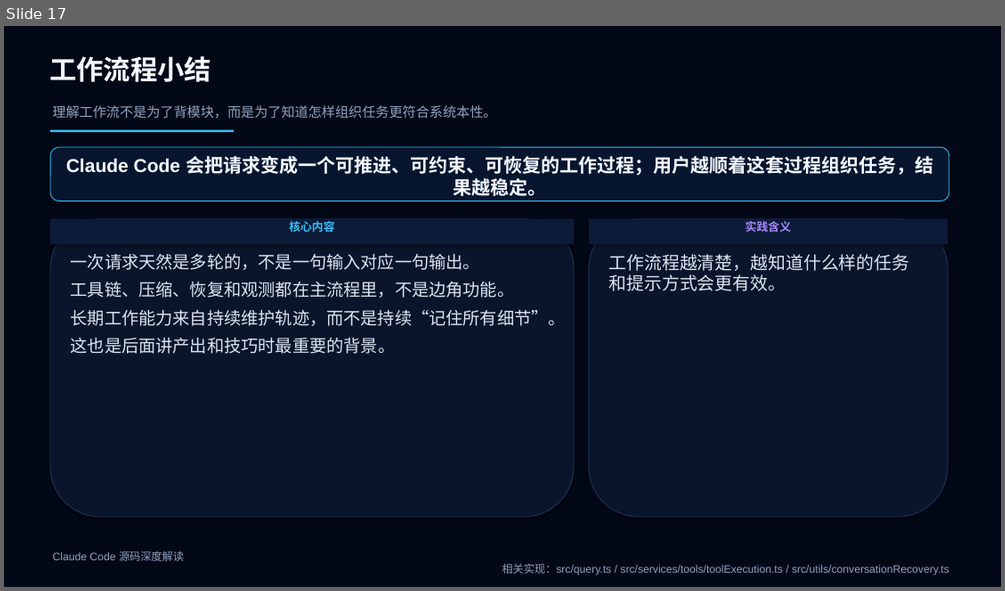
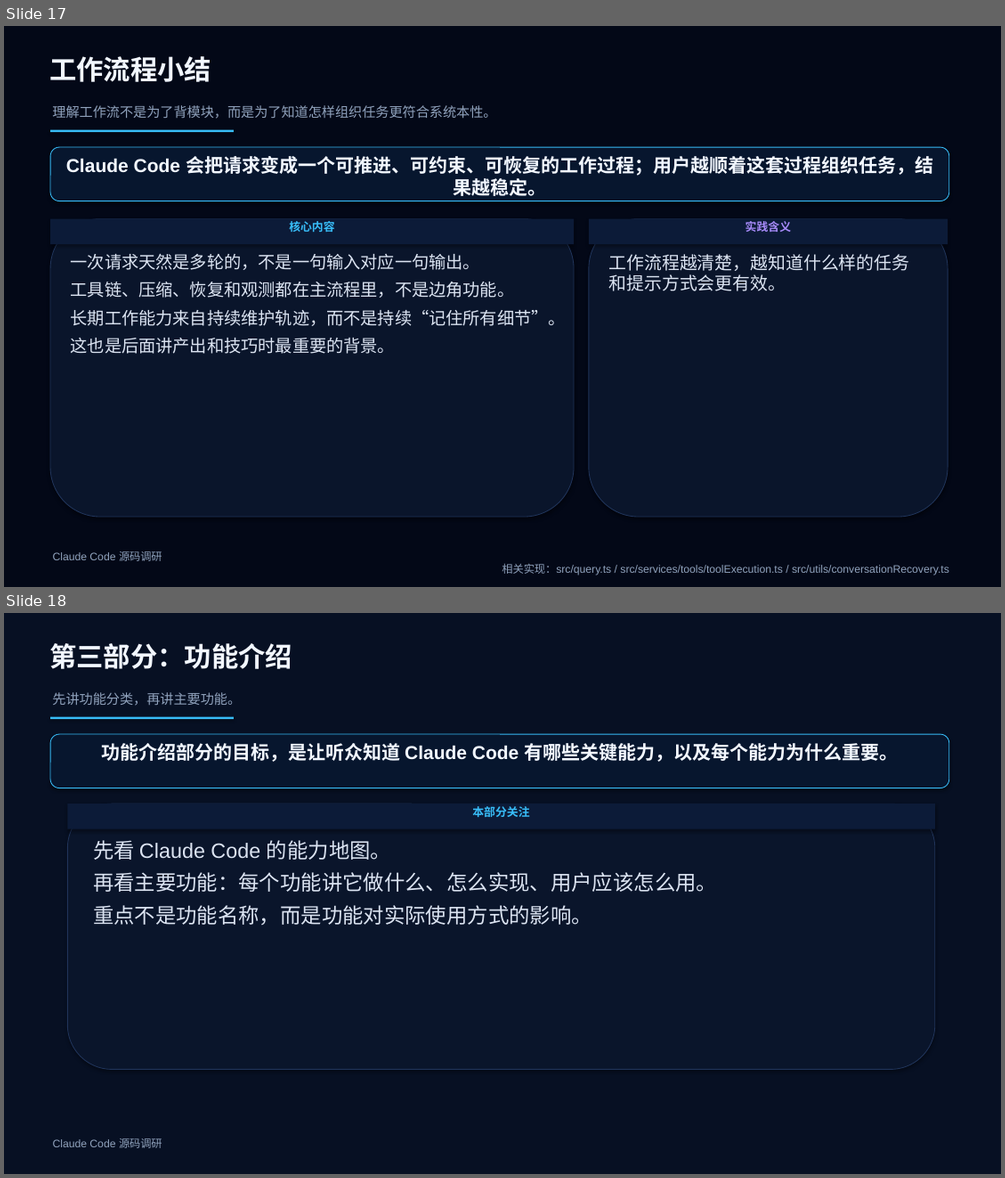
Before and after one commit to boboliu-1010/ccode, a slide deck: docs/zh/10-Claude Code 源码深度解读.pptx. Shown one above the other, each under a label of ours: slide 17 before the commit, slides 17 and 18 after it. The pictures are 1005x591 and 1005x1178 pixels, drawn with LibreOffice and Linux fonts; fonts in the diff are those of the drawing. Boxes give left, top, right and bottom in pixels: in the first picture for what was removed or moved away, otherwise in the second. Text is boxed around its words. In the diff, an @@ line names an element or a change of style, - is before the commit and + after.

```diff
--- a/docs/zh/10-Claude Code 源码深度解读.pptx
+++ b/docs/zh/10-Claude Code 源码深度解读.pptx
@@ slide 18 added at <box>4,613,1001,1174</box>, background #071023 @@
@@ text added at <box>49,643,292,669</box>, 26 pt, text #F2F7FF, bold @@
+第三部分：功能介绍
@@ text added at <box>52,692,241,706</box>, 13 pt, text #90A2BC @@
+先讲功能分类，再讲主要功能。
@@ rectangle added at <box>50,717,234,719</box>, fill #38BDF8 @@
@@ rounded rectangle added at <box>50,734,949,788</box>, fill #07162E, outline #38BDF8 0.75 pt, 18 pt, text #F2F7FF, bold @@
+功能介绍部分的目标，是让听众知道 Claude Code 有哪些关键能力，以及每个能力为什么重要。
@@ rounded rectangle added at <box>67,803,935,1070</box>, fill #0A152B, outline #20345A 0.75 pt @@
@@ rectangle added at <box>67,803,935,829</box>, fill #0C1B38, 11 pt, text #38BDF8, bold @@
+本部分关注
@@ text added at <box>93,840,717,925</box>, 20 pt, text #DCE4F2 @@
+先看 Claude Code 的能力地图。
+再看主要功能：每个功能讲它做什么、怎么实现、用户应该怎么用。
+重点不是功能名称，而是功能对实际使用方式的影响。
@@ text added at <box>53,1138,162,1148</box>, 10.5 pt, text #90A2BC @@
+Claude Code 源码调研
@@ slide 17 changed as well @@
@@ text at <box>53,551,162,561</box>: text changed @@
-Claude Code 源码深度解读
+Claude Code 源码调研
```
Also in this commit, not shown: 53 other slides changed, 5 other slides added, 1 other file.
